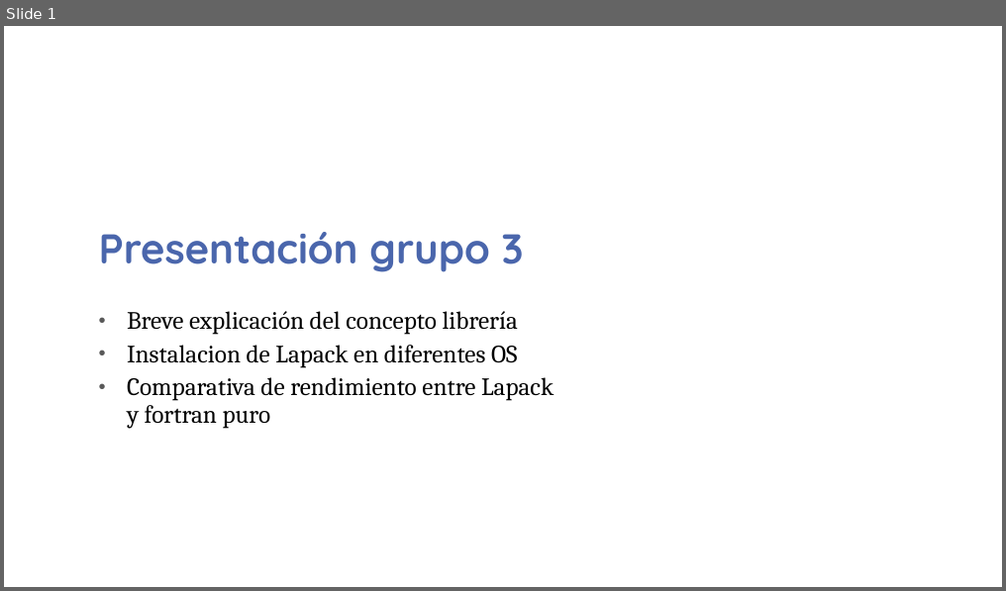
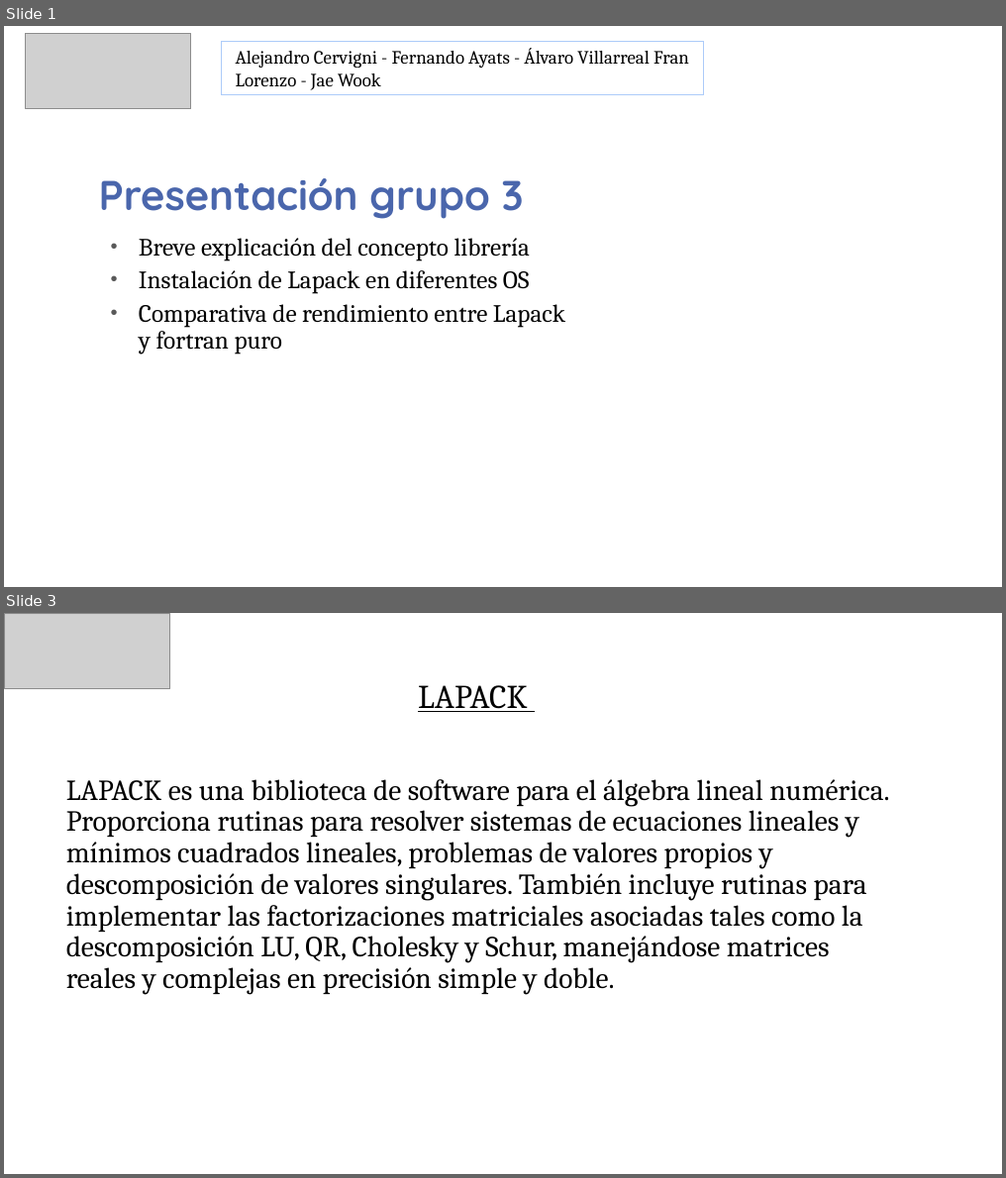
Before and after one commit to guaguaUPM/UPM, a slide deck: lu-lapack.pptx. Shown one above the other, each under a label of ours: slide 1 before the commit, slides 1 and 3 after it; the slides between them are not shown. The pictures are 1006x591 and 1006x1178 pixels, drawn with LibreOffice and Linux fonts; fonts in the diff are those of the drawing; grey boxes stand for pictures; background and template pictures are left out. Boxes give left, top, right and bottom in pixels: in the first picture for what was removed or moved away, otherwise in the second. Text is boxed around its words. In the diff, an @@ line names an element or a change of style, - is before the commit and + after.

```diff
--- a/lu-lapack.pptx
+++ b/lu-lapack.pptx
@@ slide 3 added at (4, 613, 1002, 1174), background picture (left out) @@
@@ picture added at (4, 613, 169, 688) @@
@@ text added at (66, 685, 889, 995), 28 pt, text #000000 @@
+LAPACK
+LAPACK es una biblioteca de software para el álgebra lineal numérica. Proporciona rutinas para resolver sistemas de ecuaciones lineales y mínimos cuadrados lineales, problemas de valores propios y descomposición de valores singulares. También incluye rutinas para implementar las factorizaciones matriciales asociadas tales como la descomposición LU, QR, Cholesky y Schur, manejándose matrices reales y complejas en precisión simple y doble.
@@ slide 1 changed as well @@
@@ picture added at (26, 34, 191, 109) @@
@@ rectangle added at (221, 42, 703, 95), outline #ACCBF9 0.75 pt, 18 pt, text #000000 @@
+Alejandro Cervigni - Fernando Ayats - Álvaro Villarreal Fran Lorenzo - Jae Wook
@@ title "Presentación grupo 3": place and size @@
-title "Presentación grupo 3" at (99, 232, 524, 273)
+title "Presentación grupo 3" at (99, 178, 524, 219)
@@ subtitle "Breve explicación del concepto librería": place and size @@
-subtitle "Breve explicación del concepto librería" at (127, 311, 553, 429)
+subtitle "Breve explicación del concepto librería" at (139, 238, 565, 355)
@@ subtitle at (139, 271, 530, 294): text changed @@
-• Instalacion de Lapack en diferentes OS
+• Instalación de Lapack en diferentes OS
```
Also in this commit, not shown: 1 other slide changed, 4 other slides added, 1 other file.
